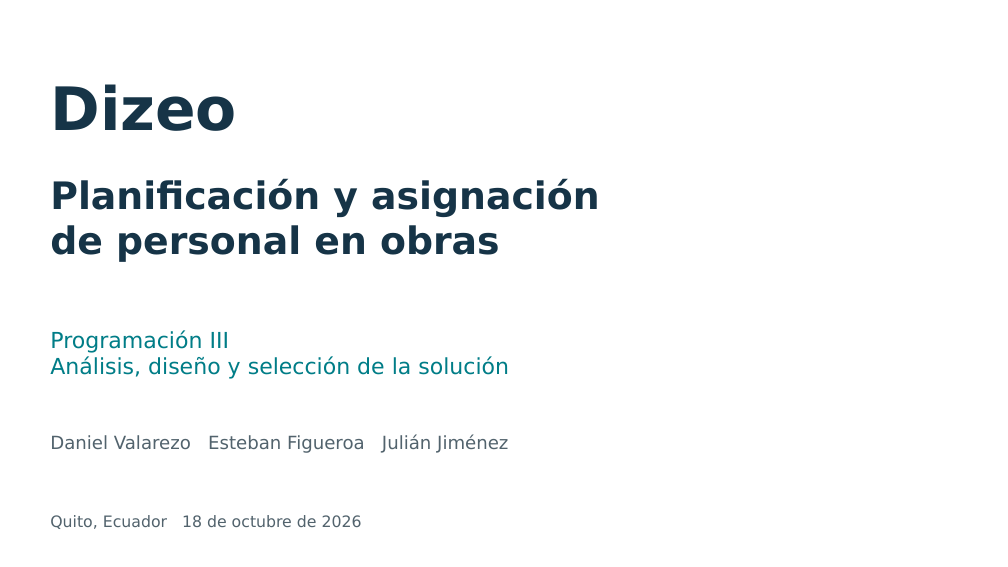
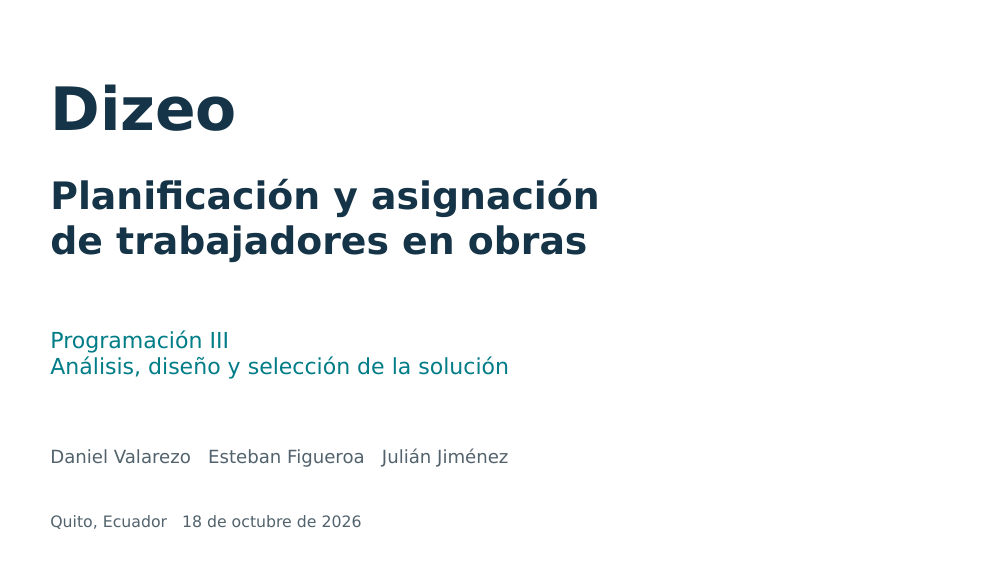
Before and after one commit to dxni999/avanceprogra, a slide deck: slide 1 of docs/presentacion/Presentacion_Dizeo_Progreso1_Final.pptx. Drawn at 1008x567 pixels with LibreOffice and Linux fonts; fonts in the diff are those of the drawing. Boxes give left, top, right and bottom in pixels: in the first picture for what was removed or moved away, otherwise in the second. Text is boxed around its words. In the diff, an @@ line names an element or a change of style, - is before the commit and + after.

```diff
--- a/docs/presentacion/Presentacion_Dizeo_Progreso1_Final.pptx
+++ b/docs/presentacion/Presentacion_Dizeo_Progreso1_Final.pptx
@@ text at <box>50,225,588,262</box>: text changed @@
-de personal en obras
+de trabajadores en obras
@@ text "Daniel Valarezo Esteban Figueroa Julián ...": place and size @@
-text "Daniel Valarezo Esteban Figueroa Julián ..." at <box>50,435,508,453</box>
+text "Daniel Valarezo Esteban Figueroa Julián ..." at <box>50,448,508,467</box>
```
Also in this commit, not shown: 2 other slides changed, 6 slides added, 7 slides removed, 5 other files.
